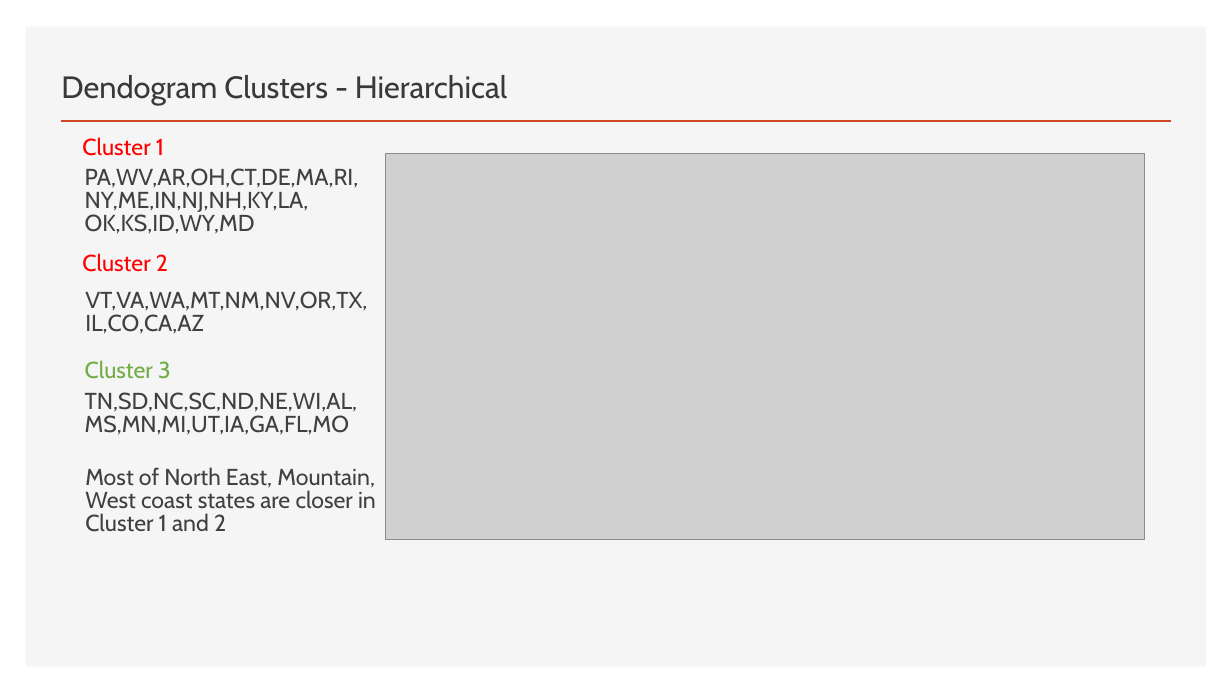
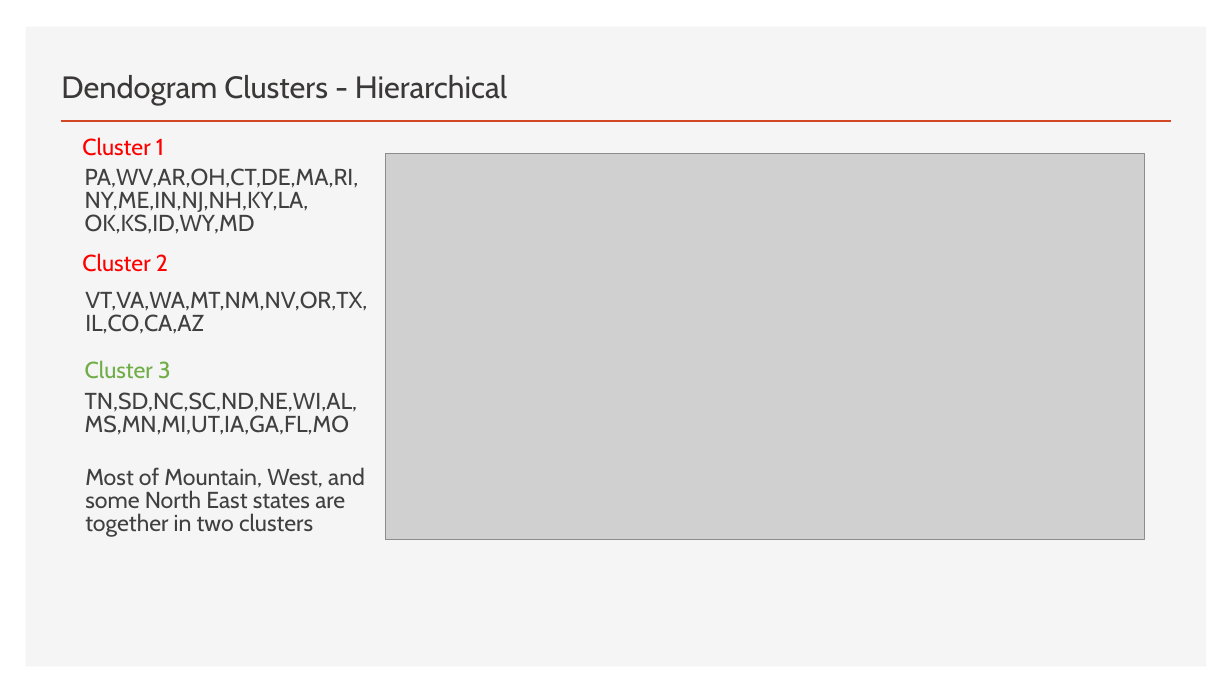
Before and after one commit to damuakula/FinalProject, a slide deck: slide 9 of PyschRegionsUS.pptx. Drawn at 1232x693 pixels with LibreOffice and Linux fonts; fonts in the diff are those of the drawing; grey boxes stand for pictures. Boxes give left, top, right and bottom in pixels: in the first picture for what was removed or moved away, otherwise in the second. Text is boxed around its words. In the diff, an @@ line names an element or a change of style, - is before the commit and + after.

```diff
--- a/PyschRegionsUS.pptx
+++ b/PyschRegionsUS.pptx
@@ text at box(85, 467, 365, 537): text changed @@
-Most of North East, Mountain, West coast states are closer in Cluster 1 and 2
+Most of Mountain, West, and some North East states are together in two clusters
```
Also in this commit, not shown: 4 other slides changed.
